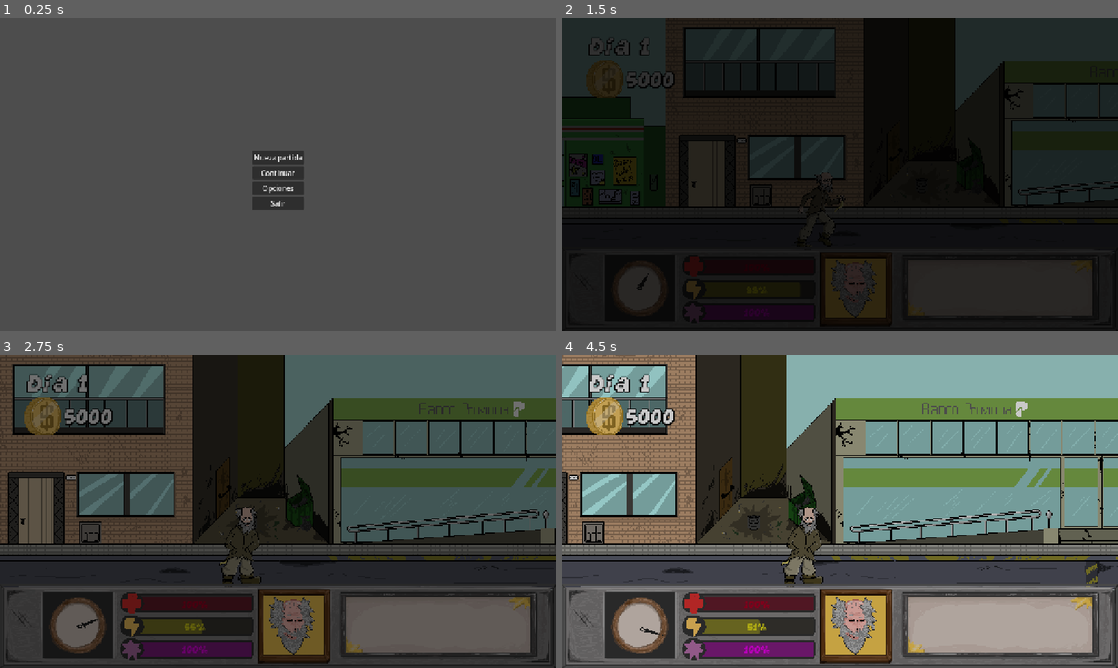
Above: before the commit, frames 1-4 (two rows, left to right).
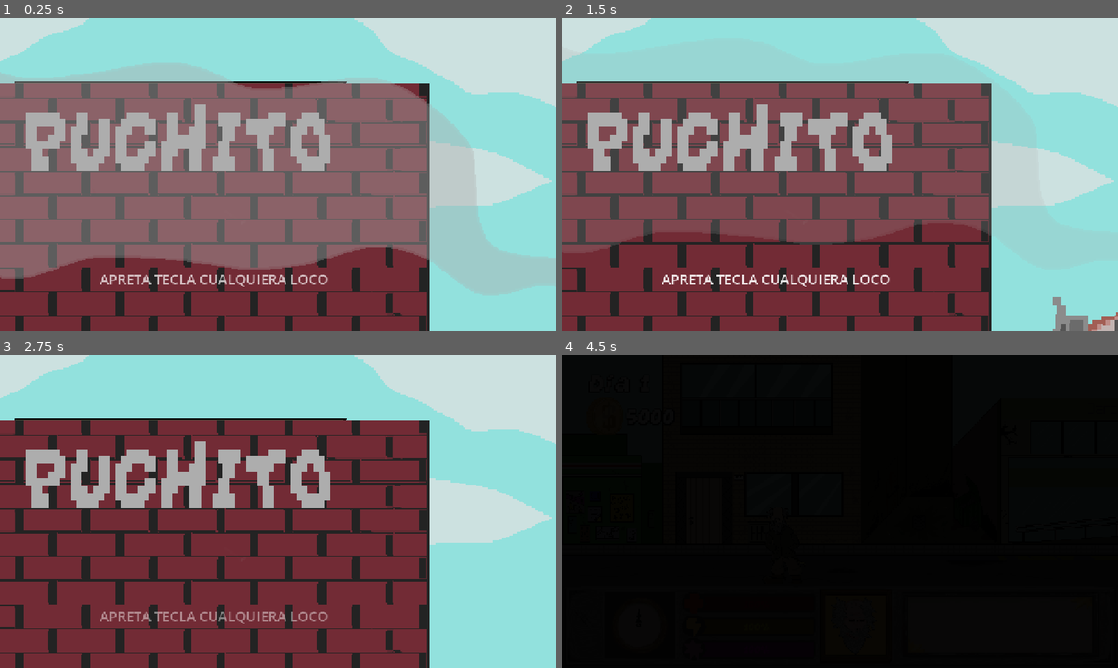
Above: after the commit, the same moments.

Repository: FrancisCuarto/GGJ_PJCT_Godot_Repository
Game: Godot game, scene res://systems/start_screen.tscn
Two runs of this game, one before a commit and one after it. Both use one fixed random seed, a clock stepped at 60 frames per second and the inputs below. Before the commit the project starts from res://systems/main_menu.tscn.
Inputs (mouse positions are in pixels of both pictures, inside the frame that each line leads up to):
- Up to frame 1 (0.25 s): no input
- Up to frame 2 (1.5 s): click (840, 158) at 0.5 s, where only the run before the commit has a clickable "Nueva partida"; move the mouse to (962, 158) at 1.27 s; hold D (right) from 1.28 s (still down); hold Shift (run) from 1.28 s (still down); click (962, 158) at 1.42 s
- Up to frame 3 (2.75 s): move the mouse to (166, 527) at 2.02 s; release D (right) at 2.03 s; release Shift (run) at 2.03 s; hold S (down) from 2.03 s (still down); tap E (interactuar) at 2.1 s; tap Shift (run) at 2.3 s
- Up to frame 4 (4.5 s): move the mouse to (895, 442) at 2.77 s; release S (down) at 2.78 s; hold D (right) 2.78-3.53 s; hold Space (pegar) 2.78-3.53 s; tap Shift (run) at 3.05, 3.6 s; move the mouse to (812, 574) at 3.52 s; hold W (up) 3.53-4.25 s; click (812, 574) at 3.67 s; click (840, 495) at 4.25 s, where only the run after the commit has a clickable "Nueva partida"

The runs differ from the first frame. In frame 1, 92% of the frame differs, in the area x 0-100%, y 0-100%; in frame 2, 97%; in frame 3, 95%; in frame 4, 94%.

Commit message:
Add initial implementation of start screen and related assets
- Created start_screen.gd to manage the start screen functionality, including smoke animation and transition to the main menu.
- Added GPU particles for smoke effect on the start screen.
- Implemented police_bg.gd for background sprite behavior with random appearance intervals.
- Imported TRAPITO_NORMAL.png and TRAPITO_PIÑA.png textures with appropriate settings.
- Set up scene structure in start_screen.tscn, including background, trapito head, house, and game title.
- Added timer functionality for police background sprite to control visibility.

Diff:
--- a/proyecto-ggj/main.gd
+++ b/proyecto-ggj/main.gd
@@ -1,13 +1,37 @@
 extends Node2D
 
+const PoliceScript = preload("res://systems/police_bg.gd")
+const PoliceTexture = preload("res://assets/policia/POLICIA_ANIMACION.png")
 
 # Called when the node enters the scene tree for the first time.
 func _ready() -> void:
 	DayManager.iniciar_dia()
-	pass # Replace with function body.
+	setup_police_bg()
 
+func setup_police_bg() -> void:
+	if not has_node("background"):
+		print("Warning: 'background' node not found, adding police to Main")
+		var police = create_police_node()
+		add_child(police)
+	else:
+		var police = create_police_node()
+		$background.add_child(police)
+
+func create_police_node() -> Sprite2D:
+	var police = Sprite2D.new()
+	police.texture = PoliceTexture
+	police.set_script(PoliceScript)
+
+	# CONFIGURATION: Adjust these if the animation looks wrong
+	police.hframes = 14 # 14 frames as per user request
+	police.vframes = 1
+
+	police.name = "BackgroundPolice"
+	police.scale = Vector2(3, 3) # Scaled up to be visible and fit pixel art style
+	police.z_index = 1 # Update z_index if needed to be in front/behind props
+
+	return police
 
 # Called every frame. 'delta' is the elapsed time since the previous frame.
 func _process(delta: float) -> void:
-
 	pass
--- a/proyecto-ggj/project.godot
+++ b/proyecto-ggj/project.godot
@@ -15,7 +15,7 @@
 [application]
 
 config/name="proyecto_ggj"
-run/main_scene="uid://caacje6vy46kj"
+run/main_scene="res://systems/start_screen.tscn"
 config/features=PackedStringArray("4.5", "Forward Plus")
 config/icon="res://icon.svg"
 
--- /dev/null
+++ b/proyecto-ggj/systems/gpu_particles_2d.gd
@@ -0,0 +1,11 @@
+extends GPUParticles2D
+
+
+# Called when the node enters the scene tree for the first time.
+func _ready() -> void:
+	pass # Replace with function body.
+
+
+# Called every frame. 'delta' is the elapsed time since the previous frame.
+func _process(delta: float) -> void:
+	pass
--- /dev/null
+++ b/proyecto-ggj/systems/police_bg.gd
@@ -0,0 +1,47 @@
+extends Sprite2D
+
+@export var min_interval: float = 5.0
+@export var max_interval: float = 15.0
+@export var min_duration: float = 3.0
+@export var max_duration: float = 6.0
+@export var min_x: float = -2000.0
+@export var max_x: float = 5000.0
+@export var fixed_y: float = 540.0 # Adjusted based on player Y (~594)
+
+var timer: Timer
+
+func _ready() -> void:
+	# Setup timer
+	timer = Timer.new()
+	add_child(timer)
+	timer.timeout.connect(_on_timer_timeout)
+
+	# Start hidden
+	visible = false
+	schedule_appearance()
+
+func schedule_appearance() -> void:
+	var interval = randf_range(min_interval, max_interval)
+	timer.start(interval)
+
+func _on_timer_timeout() -> void:
+	if visible:
+		# Hide and wait for next appearance
+		visible = false
+		schedule_appearance()
+	else:
+		# Show at random position
+		position = Vector2(randf_range(min_x, max_x), fixed_y)
+		# Flip randomly for variety?
+		flip_h = randf() > 0.5
+		visible = true
+
+		# Schedule disappearance
+		var duration = randf_range(min_duration, max_duration)
+		timer.start(duration)
+
+func _process(delta: float) -> void:
+	# Simple animation loop if hframes > 1
+	if hframes > 1:
+		# Adjust speed as needed, e.g., 10 fps
+		frame = int(Time.get_ticks_msec() / 100.0) % hframes
--- /dev/null
+++ b/proyecto-ggj/systems/start_screen.gd
@@ -0,0 +1,100 @@
+extends Control
+
+@onready var label: Label = $Label
+@onready var trapito_rect: TextureRect = $Background/trapito_cabeza_inicio
+
+const SMOKE_TEXTURE = preload("res://assets/inicio/HUMO.png")
+var smoke_rect: TextureRect
+
+func _ready() -> void:
+	# Remove the existing static node if it exists to clean up (the one we don't want)
+	if has_node("humo inicio"):
+		get_node("humo inicio").queue_free()
+
+	_setup_smoke()
+	# Trapito is already in scene, just need to set initial state if needed?
+	# User placed it where they want it.
+
+	_animate_label()
+
+func _setup_smoke() -> void:
+	smoke_rect = TextureRect.new()
+	smoke_rect.texture = SMOKE_TEXTURE
+	smoke_rect.expand_mode = TextureRect.EXPAND_IGNORE_SIZE
+	smoke_rect.stretch_mode = TextureRect.STRETCH_KEEP_ASPECT_COVERED
+
+	var vp_size = get_viewport_rect().size
+	smoke_rect.size = Vector2(vp_size.x, vp_size.y + 200)
+	smoke_rect.position = Vector2(0, 0)
+	smoke_rect.modulate.a = 0.8
+
+	add_child(smoke_rect)
+	# Ensure smoke is in front of everything except maybe label?
+	# Scene has Background -> (Trapito, Casa). Label is sibling of Background.
+	# We want smoke on top of Trapito/Casa but maybe behind Label?
+	# Label is at index 1 (Background is 0).
+	# If we add_child, it's at index 2 (top).
+	# Let's move it to simulate depth. index 1 is Label.
+	move_child(smoke_rect, 1) # Put before Label
+	# But Label needs to be on top.
+	# Current children: Background, Label, Smoke(new).
+	# Swap Label to last?
+	move_child(label, get_child_count() - 1)
+
+	# Rising animation (moving up)
+	var tween = create_tween().set_loops()
+	tween.tween_property(smoke_rect, "position:y", -100.0, 10.0).from(0.0)
+
+# _setup_trapito REMOVED because we use the existing node
+
+func _animate_label() -> void:
+	var tween = create_tween().set_loops()
+	tween.tween_property(label, "modulate:a", 0.0, 0.8)
+	tween.tween_property(label, "modulate:a", 1.0, 0.8)
+
+func _input(event: InputEvent) -> void:
+	if event.is_pressed() and not event.is_echo():
+		_transition_to_menu()
+
+func _transition_to_menu() -> void:
+	set_process_input(false)
+
+	var vp_size = get_viewport_rect().size
+	var tween = create_tween()
+	tween.set_parallel(true)
+
+	# Smoke activates: moves up and fades out
+	if smoke_rect:
+		tween.tween_property(smoke_rect, "position:y", -200.0, 2.0).set_trans(Tween.TRANS_SINE).set_ease(Tween.EASE_IN).as_relative()
+		tween.tween_property(smoke_rect, "modulate:a", 0.0, 2.0)
+
+	# Label fades
+	tween.tween_property(label, "modulate:a", 0.0, 0.5)
+
+	# Trapito moves to the right ("walks")
+	if trapito_rect:
+		# MAIN MOVEMENT: Move X to the right off-screen
+		tween.tween_property(trapito_rect, "position:x", vp_size.x + 200, 3.0).set_trans(Tween.TRANS_LINEAR)
+
+		# BOBBING (Walking Up/Down)
+		# We use a separate loop for the bobbing so it repeats efficiently
+		var bob_tween = create_tween().set_loops(15)
+		# Jump UP relative
+		bob_tween.tween_property(trapito_rect, "position:y", -1.0, 0.15).set_trans(Tween.TRANS_SINE).set_ease(Tween.EASE_OUT).as_relative()
+		# Fall DOWN relative
+		bob_tween.tween_property(trapito_rect, "position:y", 1.0, 0.15).set_trans(Tween.TRANS_SINE).set_ease(Tween.EASE_IN).as_relative()
+
+		# WOBBLE (Rotation)
+		# Rotate slightly back and forth
+		var rock_tween = create_tween().set_loops(15)
+		rock_tween.tween_property(trapito_rect, "rotation", 0.05, 0.15).as_relative()
+		rock_tween.tween_property(trapito_rect, "rotation", -0.1, 0.15).as_relative() # Back past center
+		rock_tween.tween_property(trapito_rect, "rotation", 0.05, 0.15).as_relative() # Return to center
+
+
+	# Wait for animation then change scene
+	# We wait 3.0s for the main movement
+	tween.chain().tween_callback(_change_scene)
+
+func _change_scene() -> void:
+	get_tree().change_scene_to_file("res://systems/main_menu.tscn")
--- /dev/null
+++ b/proyecto-ggj/systems/start_screen.tscn
@@ -0,0 +1,95 @@
+[gd_scene load_steps=8 format=3 uid="uid://bbaym4xccpekg"]
+
+[ext_resource type="Script" uid="uid://ba1nxcwybpv47" path="res://systems/start_screen.gd" id="1_script"]
+[ext_resource type="Texture2D" uid="uid://p68mi3kx2wbq" path="res://assets/inicio/CIELO FONDO.png" id="2_uvvux"]
+[ext_resource type="Texture2D" uid="uid://dhd7c3tvpsgqw" path="res://assets/inicio/HUMO.png" id="3_bhcpu"]
+[ext_resource type="Texture2D" uid="uid://beedipxsbccrq" path="res://assets/inicio/TRAPITO CABEZA.png" id="3_hu30s"]
+[ext_resource type="Texture2D" uid="uid://x4ohr8s1wjew" path="res://assets/inicio/LADRILLO.png" id="4_ttiur"]
+[ext_resource type="Script" uid="uid://ciu05ec6yfnku" path="res://systems/gpu_particles_2d.gd" id="4_u8yca"]
+[ext_resource type="Texture2D" uid="uid://flufkjuwr2ek" path="res://assets/inicio/PUCHITO TIPOGRAFIA.png" id="5_ttiur"]
+
+[node name="StartScreen" type="Control"]
+layout_mode = 3
+anchors_preset = 15
+anchor_right = 1.0
+anchor_bottom = 1.0
+grow_horizontal = 2
+grow_vertical = 2
+script = ExtResource("1_script")
+
+[node name="Background" type="TextureRect" parent="."]
+layout_mode = 1
+anchors_preset = 15
+anchor_right = 1.0
+anchor_bottom = 1.0
+grow_horizontal = 2
+grow_vertical = 2
+texture = ExtResource("2_uvvux")
+expand_mode = 1
+
+[node name="trapito_cabeza_inicio" type="TextureRect" parent="Background"]
+layout_mode = 1
+anchors_preset = 15
+anchor_right = 1.0
+anchor_bottom = 1.0
+offset_left = -331.0
+offset_top = 78.0
+offset_right = -331.0
+offset_bottom = 78.0
+grow_horizontal = 2
+grow_vertical = 2
+texture = ExtResource("3_hu30s")
+expand_mode = 1
+
+[node name="casa" type="TextureRect" parent="Background"]
+layout_mode = 1
+anchors_preset = 15
+anchor_right = 1.0
+anchor_bottom = 1.0
+offset_left = -3.0
+offset_top = 151.0
+offset_right = -3.0
+offset_bottom = 151.0
+grow_horizontal = 2
+grow_vertical = 2
+scale = Vector2(0.98180944, 1.0974504)
+texture = ExtResource("4_ttiur")
+expand_mode = 1
+
+[node name="nombre_juego" type="TextureRect" parent="Background"]
+layout_mode = 1
+anchors_preset = 15
+anchor_right = 1.0
+anchor_bottom = 1.0
+offset_left = 1.0000153
+offset_top = -39.99994
+offset_right = 0.98950195
+offset_bottom = -49.97162
+grow_horizontal = 2
+grow_vertical = 2
+scale = Vector2(0.8093817, 1.0816472)
+texture = ExtResource("5_ttiur")
+expand_mode = 1
+
+[node name="Label" type="Label" parent="."]
+layout_mode = 1
+anchors_preset = 8
+anchor_left = 0.5
+anchor_top = 0.5
+anchor_right = 0.5
+anchor_bottom = 0.5
+offset_left = -411.0
+offset_top = 218.0
+offset_right = 115.0
+offset_bottom = 263.0
+grow_horizontal = 2
+grow_vertical = 2
+theme_override_font_sizes/font_size = 32
+text = "APRETA TECLA CUALQUIERA LOCO"
+horizontal_alignment = 1
+vertical_alignment = 1
+
+[node name="humo inicio" type="GPUParticles2D" parent="."]
+position = Vector2(-22, -47)
+texture = ExtResource("3_bhcpu")
+script = ExtResource("4_u8yca")
Binary file added: proyecto-ggj/assets/inicio/CIELO FONDO.png
Not shown, added: proyecto-ggj/assets/inicio/CIELO FONDO.png.import
Binary file added: proyecto-ggj/assets/inicio/HUMO.png
Not shown, added: proyecto-ggj/assets/inicio/HUMO.png.import
Binary file added: proyecto-ggj/assets/inicio/LADRILLO.png
Not shown, added: proyecto-ggj/assets/inicio/LADRILLO.png.import
Binary file added: proyecto-ggj/assets/inicio/PORTADA INICIO.png
Not shown, added: proyecto-ggj/assets/inicio/PORTADA INICIO.png.import
Binary file added: proyecto-ggj/assets/inicio/PUCHITO TIPOGRAFIA.png
Not shown, added: proyecto-ggj/assets/inicio/PUCHITO TIPOGRAFIA.png.import
Binary file added: proyecto-ggj/assets/inicio/TRAPITO CABEZA.png
Not shown, added: proyecto-ggj/assets/inicio/TRAPITO CABEZA.png.import
(and 13 more such lines)
